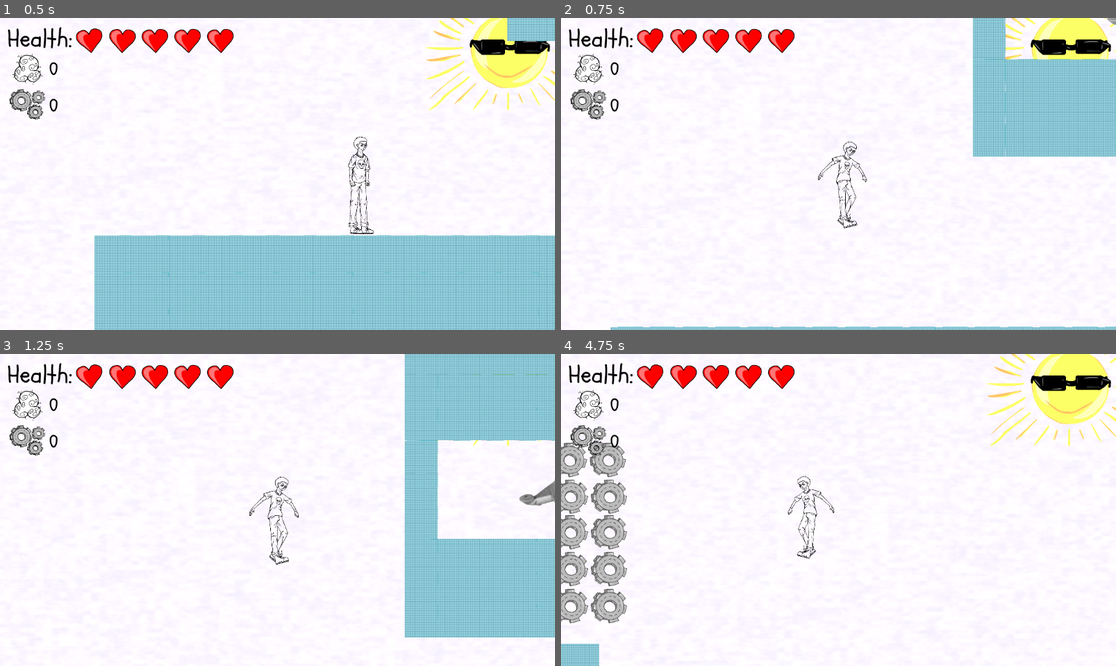
Above: before the commit, frames 1-4 (two rows, left to right).
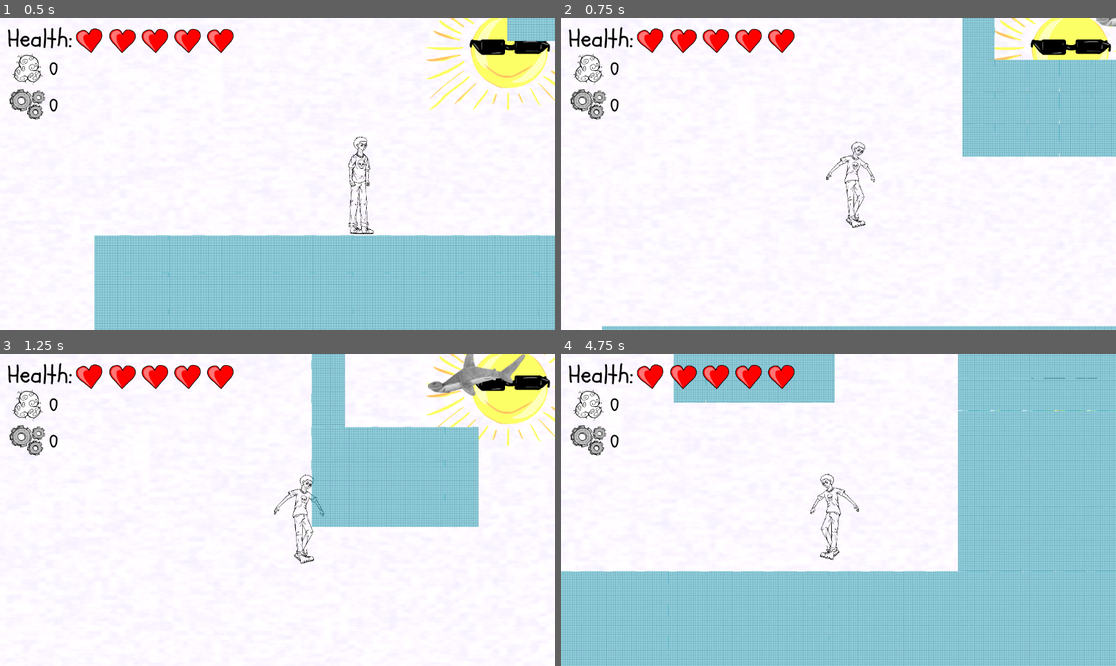
Above: after the commit, the same moments.

Repository: asger-finding/ddu-syds-droemmerejse
Game: Godot game, scene res://Root.tscn
Same seed, same stepped clock (60 frames per second), same inputs: the game is played once before the commit and once after it.
Inputs:
- Up to frame 1 (0.5 s): no input
- Up to frame 2 (0.75 s): tap Enter (ui_accept) at 0.5, 0.6 s; hold Right (ui_right) from 0.53 s (still down)
- Up to frame 3 (1.25 s): keep holding Right (ui_right); tap Enter (ui_accept) at 0.77, 1.07 s
- Up to frame 4 (4.75 s): release Right (ui_right) at 1.28 s; hold Down (ui_down) 1.28-2.03 s; tap X (Punch) at 1.35, 2.85, 4.35 s; tap Enter (ui_accept) at 1.52, 1.55, 1.82, 2.1, 3.02, 3.05, 3.32, 3.6, 3.77, 4.07, 4.52, 4.55 s; hold Right (ui_right) 2.03-2.78 s; hold Up (ui_up) 2.78-3.53 s; hold Left (ui_left) from 3.53 s (still down)

Frame 1 is identical in both runs. In frame 2, 3.2% of the frame differs, in the area x 7-100%, y 0-100%; in frame 3, 26%; in frame 4, 57%, in the area x 0-100%, y 0-100%.

Commit message:
fix: parentheses problem causing fake wall jumps

Diff:
--- a/game/Scripts/Player.gd
+++ b/game/Scripts/Player.gd
@@ -174,8 +174,8 @@
 		is_wall_sliding = false
 
 func _handle_wall_jump():
-	if is_wall_sliding and Input.is_action_just_pressed("ui_up") or Input.is_action_just_pressed("ui_accept"):
-		var angle = deg_to_rad(55)
+	if is_wall_sliding and (Input.is_action_just_pressed("ui_up") or Input.is_action_just_pressed("ui_accept")):
+		var angle = PI * 60.0 / 180.0
 		velocity.x = -slide_dir * (WALL_JUMP_SPEED * cos(angle))
 		velocity.y = - (WALL_JUMP_SPEED * sin(angle))
 		is_wall_sliding = false
